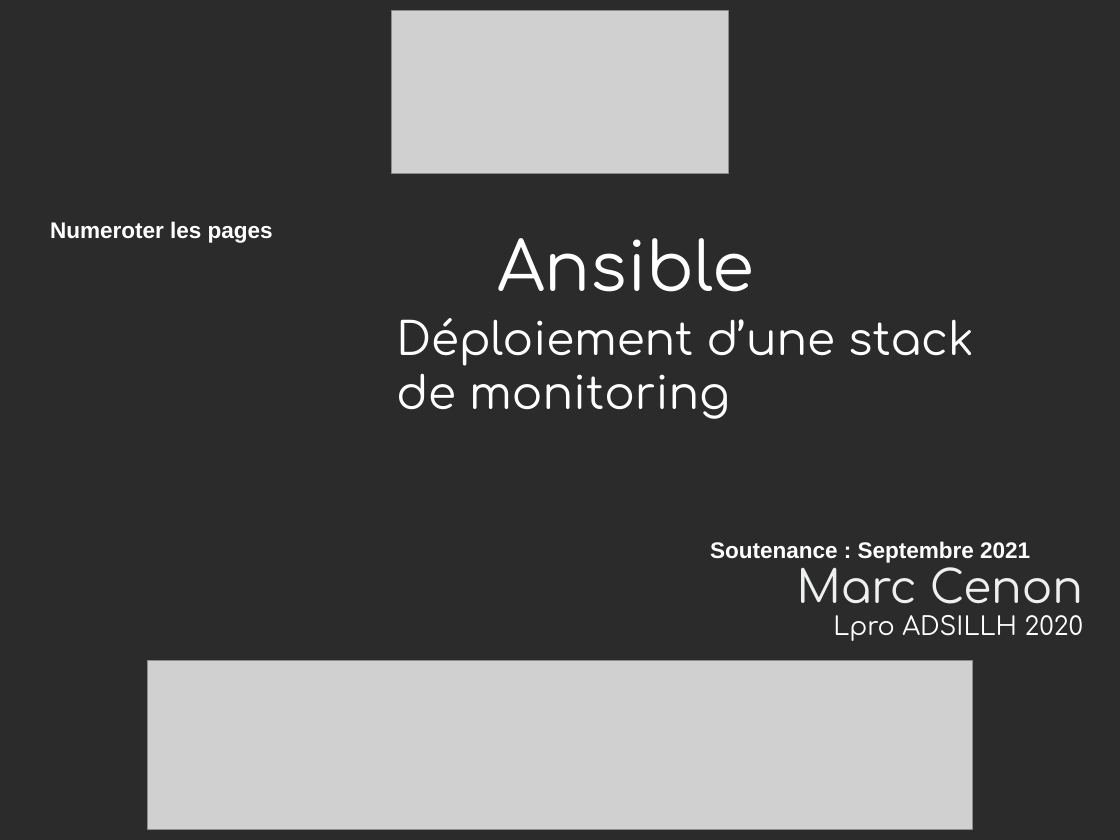
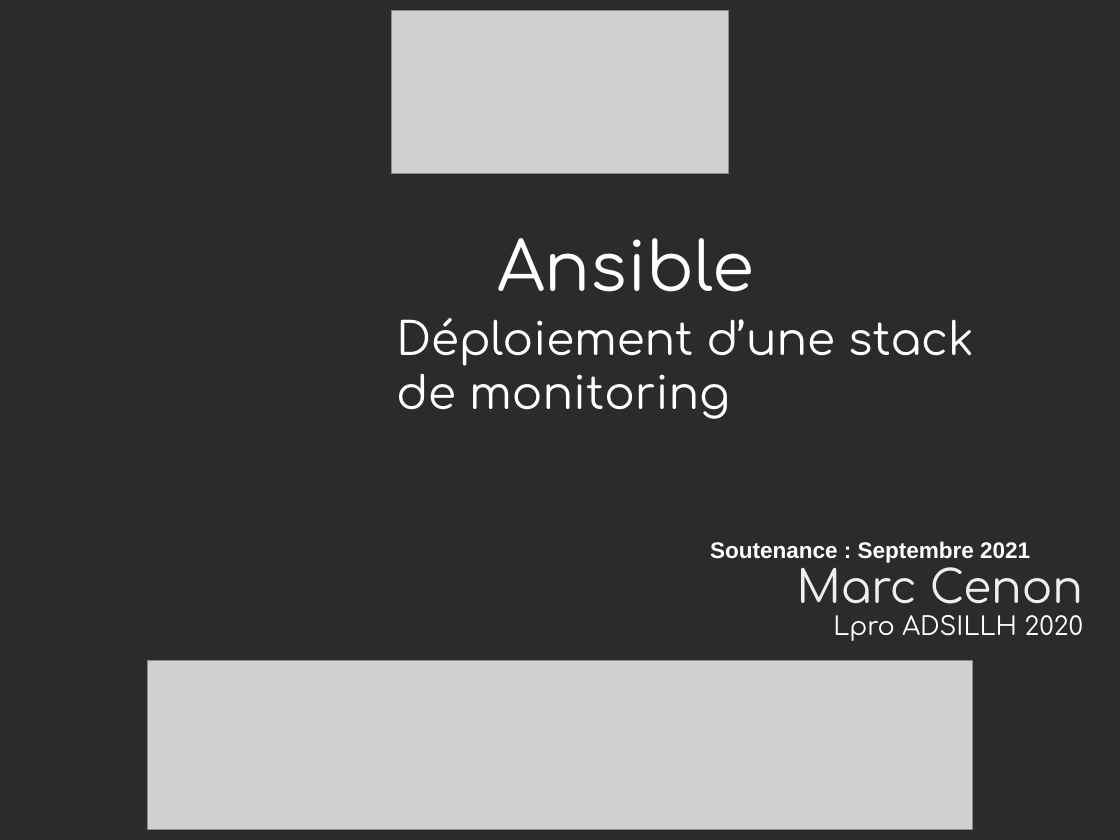
Before and after one commit to mrwormo/rapport_de_stage, a slide deck: slide 1 of files/prez.odp. Drawn at 1120x840 pixels with LibreOffice and Linux fonts; fonts in the diff are those of the drawing; grey boxes stand for pictures; background and template pictures are left out; a plain dark background stands for a picture behind light text. Boxes give left, top, right and bottom in pixels: in the first picture for what was removed or moved away, otherwise in the second. Text is boxed around its words. In the diff, an @@ line names an element or a change of style, - is before the commit and + after.

```diff
--- a/files/prez.odp
+++ b/files/prez.odp
@@ text removed at box(50, 221, 273, 243) @@
-Numeroter les pages
```
Also in this commit, not shown: 11 other slides changed, 3 slides added, 2 slides removed, 2 other files.
